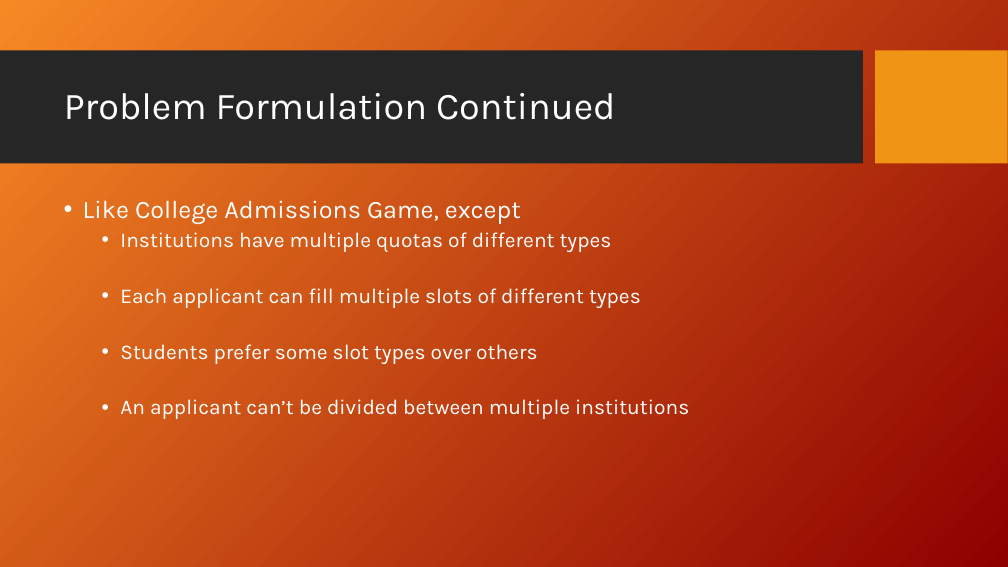
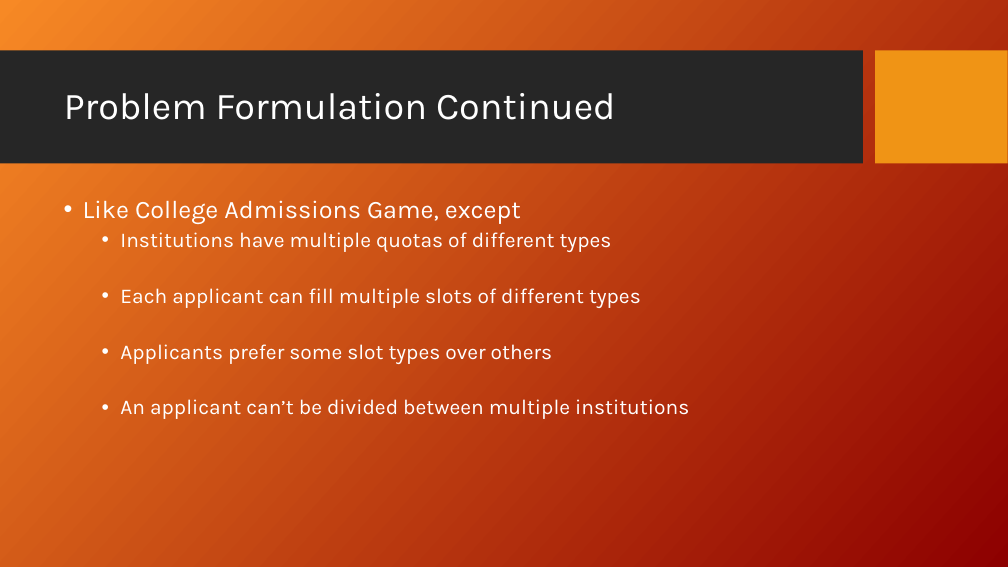
Before and after one commit to fmromano/GameTheoryProject, a slide deck: slide 5 of Paper/MatchingJobsPresentation_KH_FR.ppt. Drawn at 1008x567 pixels with LibreOffice and Linux fonts; fonts in the diff are those of the drawing; background and template pictures are left out. Boxes give left, top, right and bottom in pixels: in the first picture for what was removed or moved away, otherwise in the second. Text is boxed around its words. In the diff, an @@ line names an element or a change of style, - is before the commit and + after.

```diff
--- a/Paper/MatchingJobsPresentation_KH_FR.ppt
+++ b/Paper/MatchingJobsPresentation_KH_FR.ppt
@@ text at <box>120,344,552,364</box>: text changed @@
-  • Students prefer some slot types over others
+  • Applicants prefer some slot types over others
```
Also in this commit, not shown: 2 other slides changed.
